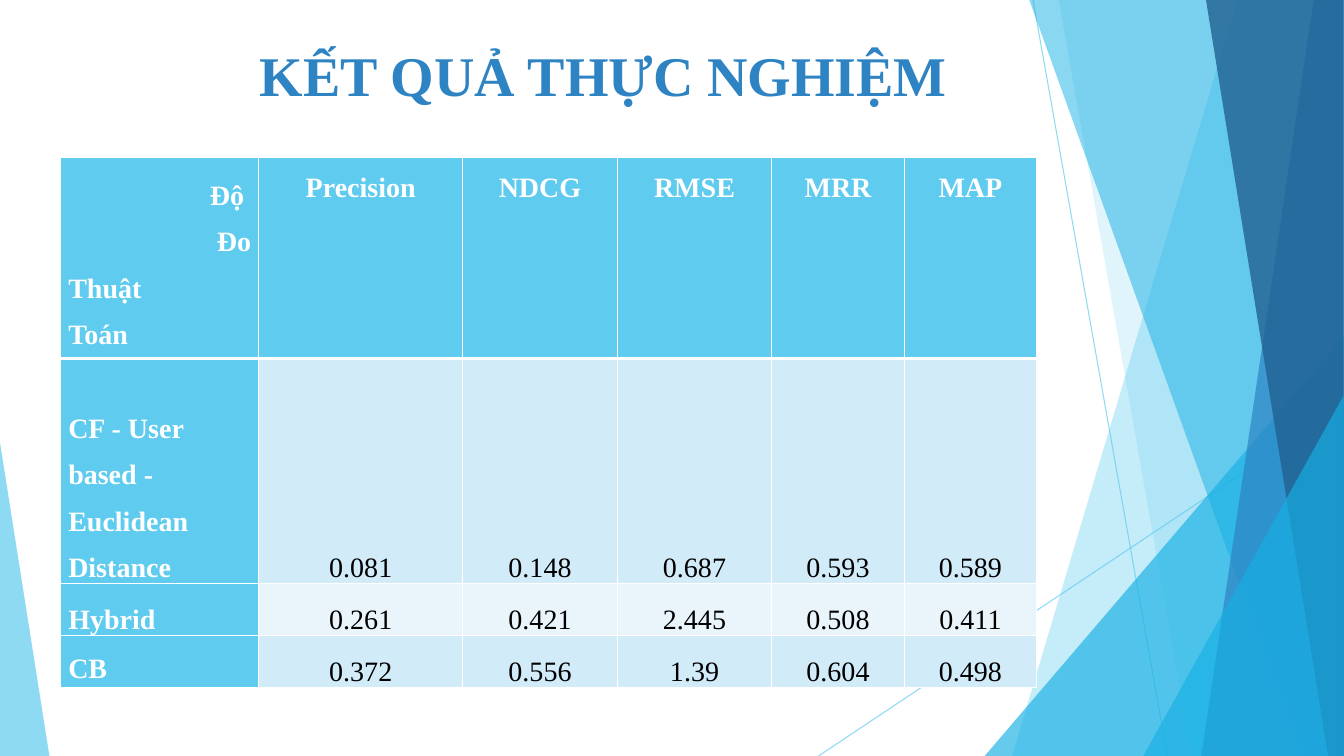
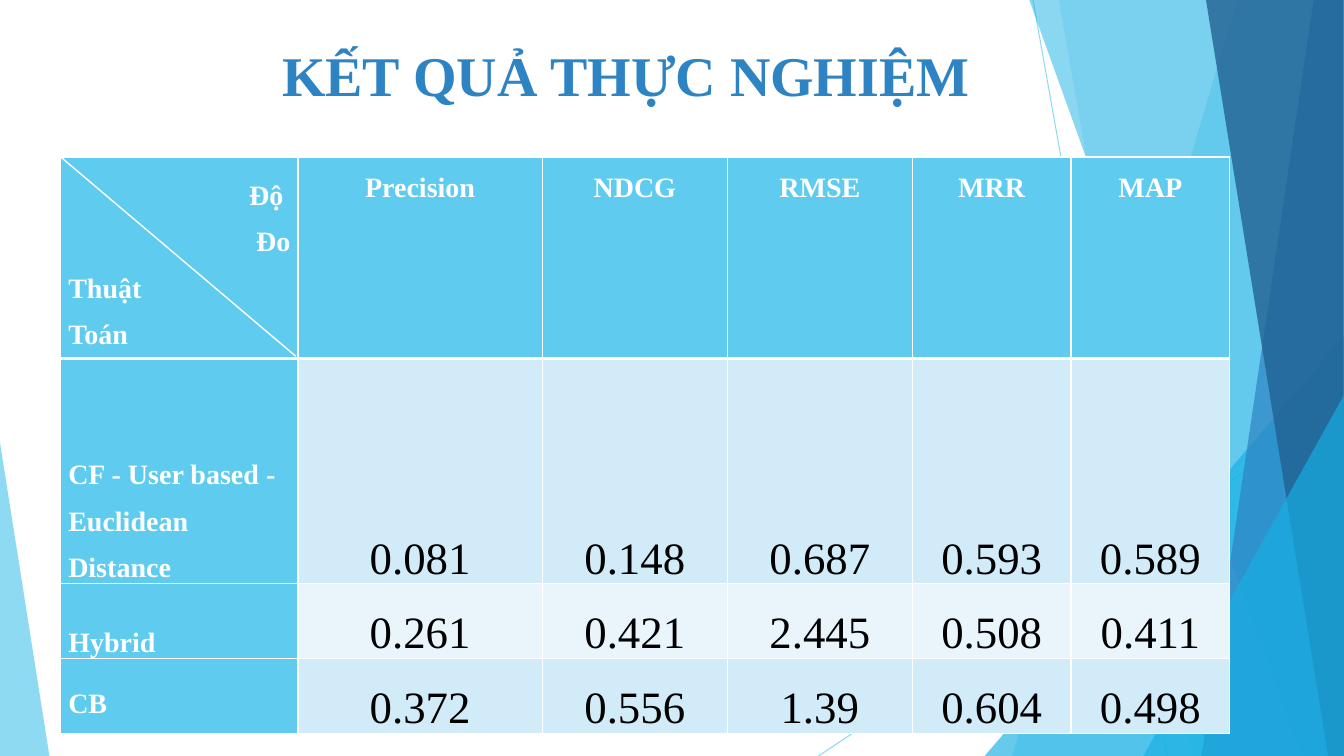
Before and after one commit to tuyennta/JobRecSys, a slide deck: slide 11 of Documents/Báo cáo/Bao cao KLTN_2.pptx (slide 9 before the commit). Drawn at 1344x756 pixels with LibreOffice and Linux fonts; fonts in the diff are those of the drawing. Boxes give left, top, right and bottom in pixels: in the first picture for what was removed or moved away, otherwise in the second. Text is boxed around its words. In the diff, an @@ line names an element or a change of style, - is before the commit and + after.

```diff
--- a/Documents/Báo cáo/Bao cao KLTN_2.pptx
+++ b/Documents/Báo cáo/Bao cao KLTN_2.pptx
@@ text "KẾT QUẢ THỰC NGHIỆM": place and size @@
-text "KẾT QUẢ THỰC NGHIỆM" at box(260, 53, 946, 107)
+text "KẾT QUẢ THỰC NGHIỆM" at box(282, 53, 969, 107)
@@ table at box(60, 157, 1229, 728) @@
@@ size 20 to 32 pt in "0.081", "0.148", "0.687", "0.593" and 11 more places @@
@@ table: place and size @@
-table at box(60, 157, 1034, 688)
+table at box(60, 157, 1229, 728)
@@ line added from (60, 157) to (295, 356), #FFFFFF 1 pt @@
```
Also in this commit, not shown: 7 other slides changed, 5 slides added, 1 other file.
